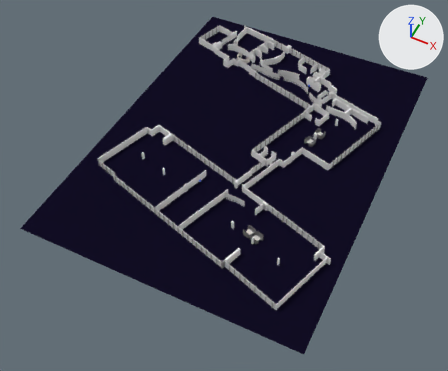
An edit to the Blender file tsc/data/tsc.blend, drawn before and after from the same camera.
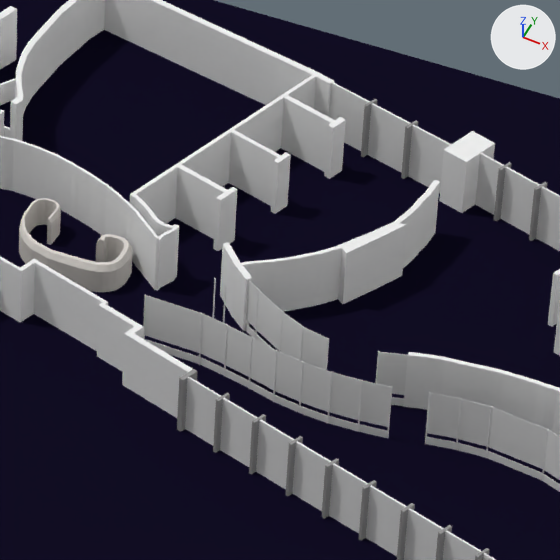
Each version is shown whole from a camera (50 mm lens) standing at (40.7, -99.2, 106.8) and looking at (-4.4, -8.9, -6.1), then close up on the part from 52% to 67% of the width and 8% to 25% of the height. Arrows for +X, +Y and +Z are at upper right; the lights stay in place.

In view in the first close-up: 'Floor', 'Furn_SpiralTable', 'GlassCollaboration', 'WallsCollaboration', 'WallsNorthEast', 'WindowsCollaborationArea'.
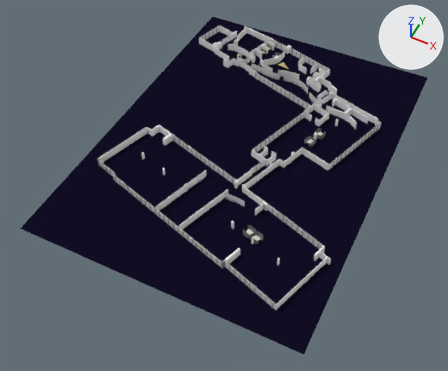
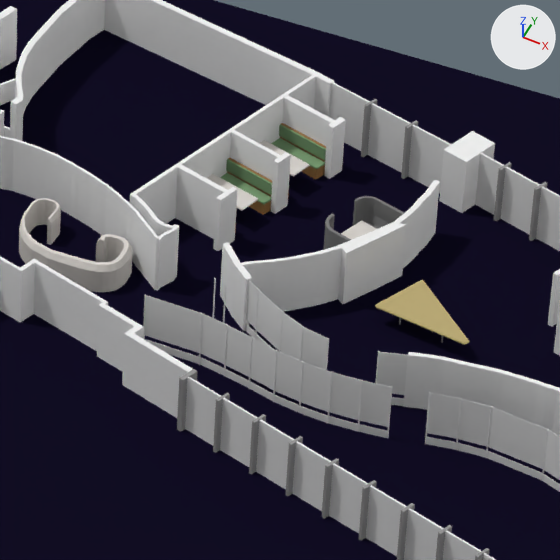
Commit message: adding furniture for collaboration area east

The edits, one by one:
Material 'clearWood' (mat_clearwood) is new.
Its base color is (0.497, 0.406, 0.186) (yellow #bbab77).
Material 'GreemCushion' (mat_greemcushion) is new.
Its base color is (0.2, 0.334, 0.176) (green #7c9c74).
Material 'DarkWood' (mat_darkwood) is new.
Its base color is (0.326, 0.176, 0.0647) (brown #9b7448).
Mesh me_cylinder_002 is new.
It has 216 vertices, 136 faces and spans x -93.9..41.3, y -22.3..74.1, z -1.0..1.3.
Faces by material slot: [102, 34].
It uses material mat_material_002 (grey #a0a0a0).
It uses material mat_clearwood (yellow #bbab77).
Mesh me_cube_018 is new.
It has 32 vertices, 26 faces and spans x -1.0..1.0, y -1.5..1.0, z -14.4..18.9.
Faces by material slot: [12, 14].
It uses material mat_greemcushion (green #7c9c74).
It uses material mat_darkwood (brown #9b7448).
Mesh me_cube_020 is new.
It has 264 vertices, 142 faces and spans x -1.0..1.0, y -1.0..1.0, z -31.0..1.0.
Faces by material slot: [6, 136].
It uses material mat_whitewood (light grey #dad4cf).
It uses material mat_material_002 (grey #a0a0a0).
Object 'MeetingSofa.004' (ob_meetingsofa_004) is new; it shows a copy of the mesh of ob_meetingsofa.
Its location is (-9.24, 35.54, 0.81).
Its rotation in degrees is (198, 90, 0).
Its scale is (0.75, 0.5, 0.0125).
Object 'TriConfTable' (ob_triconftable) is new; it shows me_cylinder_002.
Its location is (-6.1, 32.5, 0.3).
Its scale is (0.025, 0.025, 0.305).
Object 'CollaborationBench.002' (ob_collaborationbench_002) is new; it shows me_cube_018.
Its location is (-13.95, 39.02, 0.46).
Its rotation in degrees is (0, 0, 163).
Its scale is (0.98, 0.21, 0.03).
Object 'CollaborationBench.003' (ob_collaborationbench_003) is new; it shows a copy of me_cube_018.
Its location is (-14.71, 36.52, 0.46).
Its rotation in degrees is (0, 0, 163).
Its scale is (0.98, 0.21, 0.03).
Object 'CollaborationTable' (ob_collaborationtable) is new; it shows me_cube_020.
Its location is (-15.0, 35.69, 0.77).
Its rotation in degrees is (0, 0, -17).
Its scale is (0.975, 0.4, 0.025).
Object 'CollaborationTable.001' (ob_collaborationtable_001) is new; it shows a copy of me_cube_020.
Its location is (-14.26, 38.11, 0.77).
Its rotation in degrees is (0, 0, -17).
Its scale is (0.975, 0.4, 0.025).

Location of each change, [x1, y1, x2, y2] in pixels of the close-ups (560 x 560 px):
'TriConfTable', added (yellow): after [375, 280, 469, 345]
    faces in mat_clearwood (yellow #bbab77): [375, 280, 469, 345]
'MeetingSofa.004', added: after [324, 196, 404, 249]
    faces in mat_material_001 (grey #7a7a7a): [324, 196, 404, 249]
    faces in mat_whitewood (light grey #dad4cf): [341, 220, 376, 240]
'CollaborationBench.002', added (green): after [271, 123, 326, 179]
    faces in mat_greemcushion (green #7b9c74): [271, 124, 326, 170]
    faces in mat_darkwood (brown #9b7448): [280, 123, 326, 179]
'CollaborationBench.003', added (green): after [220, 158, 272, 215]
    faces in mat_greemcushion (green #7b9c74): [220, 159, 272, 205]
    faces in mat_darkwood (brown #9b7448): [227, 158, 272, 215]
'CollaborationTable', added: after [207, 174, 258, 217]
    faces in mat_whitewood (light grey #dad4cf): [207, 174, 258, 211]
'CollaborationTable.001', added: after [259, 140, 310, 177]
